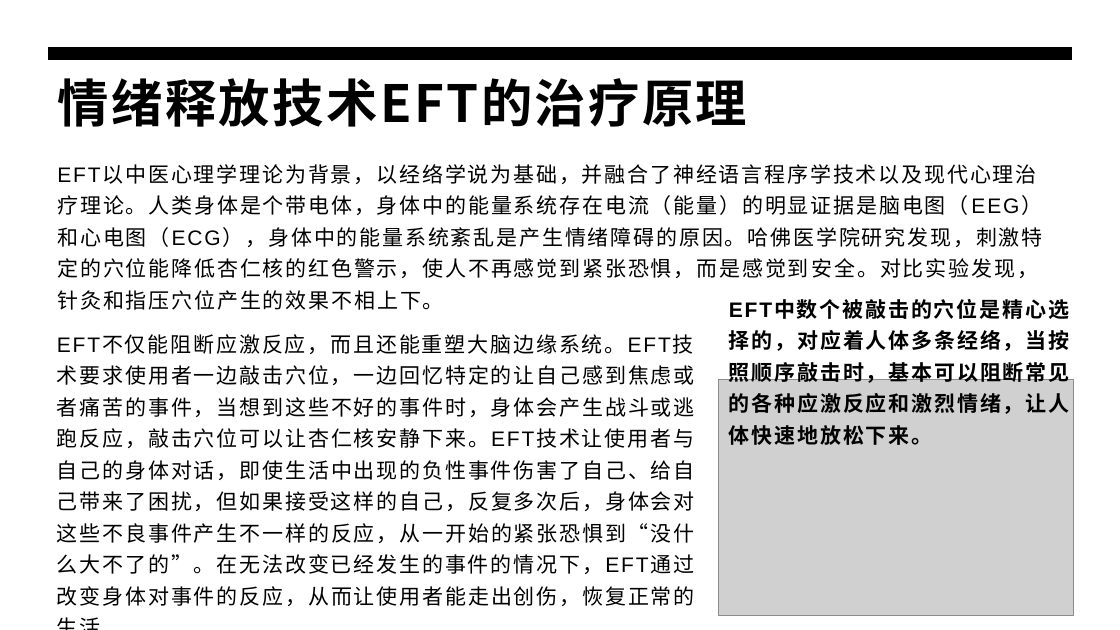
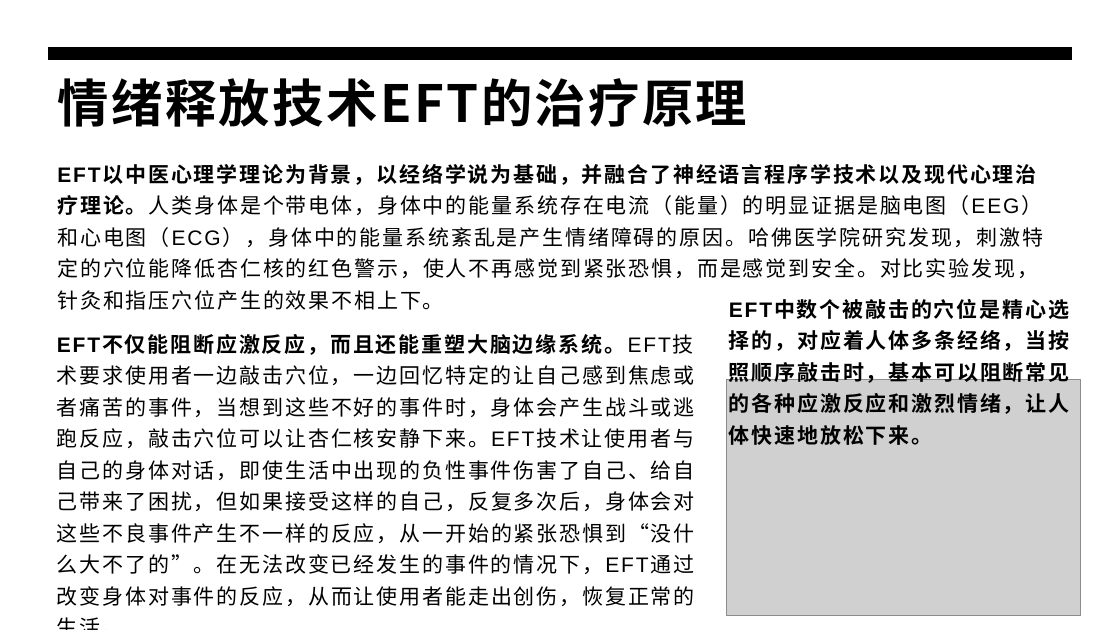
Before and after one commit to panxibei/writing, a slide deck: slide 4 of 44_心理学/28_浥尘伙伴社团原创：音乐治疗/PPT/浥尘伙伴社团原创：情绪释放疗法（EFT）心理训练.pptx (slide 3 before the commit). Drawn at 1120x630 pixels with LibreOffice and Linux fonts; fonts in the diff are those of the drawing; grey boxes stand for pictures. Boxes give left, top, right and bottom in pixels: in the first picture for what was removed or moved away, otherwise in the second. Text is boxed around its words. In the diff, an @@ line names an element or a change of style, - is before the commit and + after.

```diff
--- a/44_心理学/28_浥尘伙伴社团原创：音乐治疗/PPT/浥尘伙伴社团原创：情绪释放疗法（EFT）心理训练.pptx
+++ b/44_心理学/28_浥尘伙伴社团原创：音乐治疗/PPT/浥尘伙伴社团原创：情绪释放疗法（EFT）心理训练.pptx
@@ text "EFT以中医心理学理论为背景，以经络学说为基础，并融合了神经语言程序学技术以及现代心理治疗理论。人类身体是个带电体，身体 ..." at bbox=[57, 165, 1043, 310]: bold on in "EFT以中医心理学理论为背景，以经络学说为基础，并融合了神经语言程序学技术以及现代心理治疗理论。人类身体是个带电体，身体 ..." @@
@@ text "EFT不仅能阻断应激反应，而且还能重塑大脑边缘系统。EFT技术要求使用者一边敲击穴位，一边回忆特定的让自己感到焦虑或者痛 ..." at bbox=[57, 335, 695, 606]: bold on in "EFT不仅能阻断应激反应，而且还能重塑大脑边缘系统。EFT技术要求使用者一边敲击穴位，一边回忆特定的让自己感到焦虑或者痛 ..." @@
@@ picture: place and size @@
-picture at bbox=[719, 379, 1074, 615]
+picture at bbox=[727, 379, 1081, 615]
```
Also in this commit, not shown: 8 other slides changed, 2 slides added.
